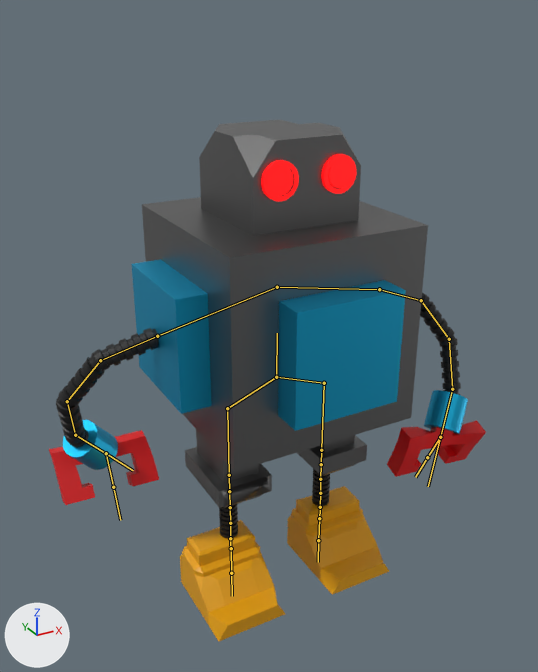
What one commit did to the FBX model Assets/Resources/PhotonPrefabs/TMPBlender/Bob.fbx.
Camera for both pictures: a 50 mm lens placed at (-3.44, -5.92, 5.99), pointed at (-0.13, 0.09, 2.98). Lighting does not change. The marker at lower left points along +X, +Y and +Z. Both versions are drawn at frame 12 of the action 'Armature|Melee2'; the numbers are the values there. The bones that bend it are drawn over the model as lines.
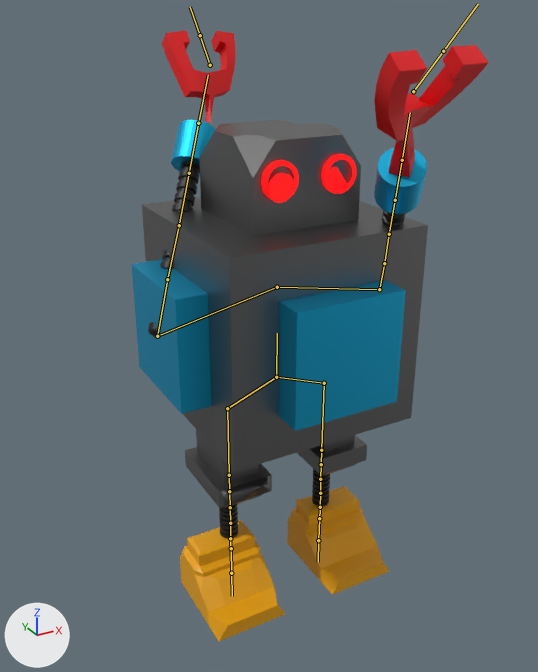
What differs and where, as boxes (x1, y1, x2, y2) in the pictures (538 x 672 px):
'Cube', posed (18% narrower, 17% taller)
    before: (49, 120, 486, 641)
    after: (131, 30, 489, 641)
bone 'Bone.003', root to tip
    before: (379, 289) to (421, 300)
    after: (379, 289) to (384, 263)
bone 'Bone.010', root to tip
    before: (421, 300) to (449, 339)
    after: (384, 263) to (389, 234)
bone 'Bone.009', root to tip
    before: (449, 339) to (452, 389)
    after: (389, 234) to (395, 200)
bone 'Bone.011', root to tip
    before: (452, 389) to (440, 437)
    after: (395, 200) to (402, 160)
bone 'Bone.004', root to tip
    before: (157, 336) to (100, 360)
    after: (157, 336) to (167, 279)
bone 'Bone.013', root to tip
    before: (100, 360) to (67, 401)
    after: (167, 279) to (179, 225)
bone 'Bone.012', root to tip
    before: (67, 401) to (75, 435)
    after: (179, 225) to (189, 173)
bone 'Bone.014', root to tip
    before: (75, 435) to (106, 453)
    after: (189, 173) to (198, 123)
bone 'Bone.015', root to tip
    before: (440, 437) to (427, 457)
    after: (413, 91) to (443, 51)
bone 'Bone.016', root to tip
    before: (106, 453) to (113, 487)
    after: (210, 65) to (200, 35)

The edits, one by one:
Bone 'Bone.003' (bone_bone_003) turns from (9, 2, -20) to (48, -41, 79) degrees about its own x, y and z.
Bone 'Bone.010' (bone_bone_010) turns from (15, 5, -35) to (1, 0, 1) degrees about its own x, y and z.
Bone 'Bone.009' (bone_bone_009) turns from (15, 5, -34) to (-1, 0, -1) degrees about its own x, y and z.
Bone 'Bone.011' (bone_bone_011) turns from (9, 2, -21) to (0, 0, 0) degrees about its own x, y and z.
Bone 'Bone.004' (bone_bone_004) turns from (-7, 1, 16) to (-38, -39, -92) degrees about its own x, y and z.
Bone 'Bone.013' (bone_bone_013) turns from (-15, 5, 36) to (-1, 0, -1) degrees about its own x, y and z.
Bone 'Bone.012' (bone_bone_012) turns from (-15, 5, 39) to (1, 0, 1) degrees about its own x, y and z.
Bone 'Bone.014' (bone_bone_014) turns from (-10, 2, 24) to (0, 0, 0) degrees about its own x, y and z.
Bone 'Bone.015' (bone_bone_015) moves from (1.58, -2.01, 0.73) to (-2.25, -3.55, 1.71).
Bone 'Bone.015' (bone_bone_015) turns from (-25, 0, -91) to (135, 1, -90) degrees about its own x, y and z.
Bone 'Bone.016' (bone_bone_016) moves from (-1.52, -2.0, -0.65) to (2.27, -3.68, -1.4).
Bone 'Bone.016' (bone_bone_016) turns from (27, 0, 90) to (-140, 0, 90) degrees about its own x, y and z.
